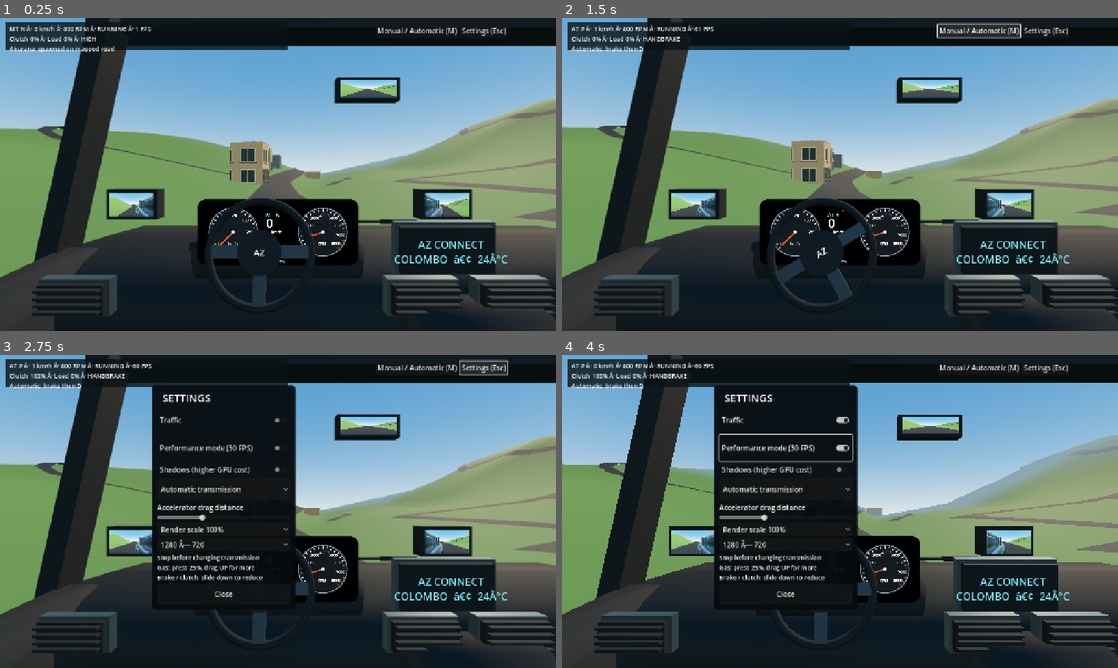
Above: before the commit, frames 1-4 (two rows, left to right).
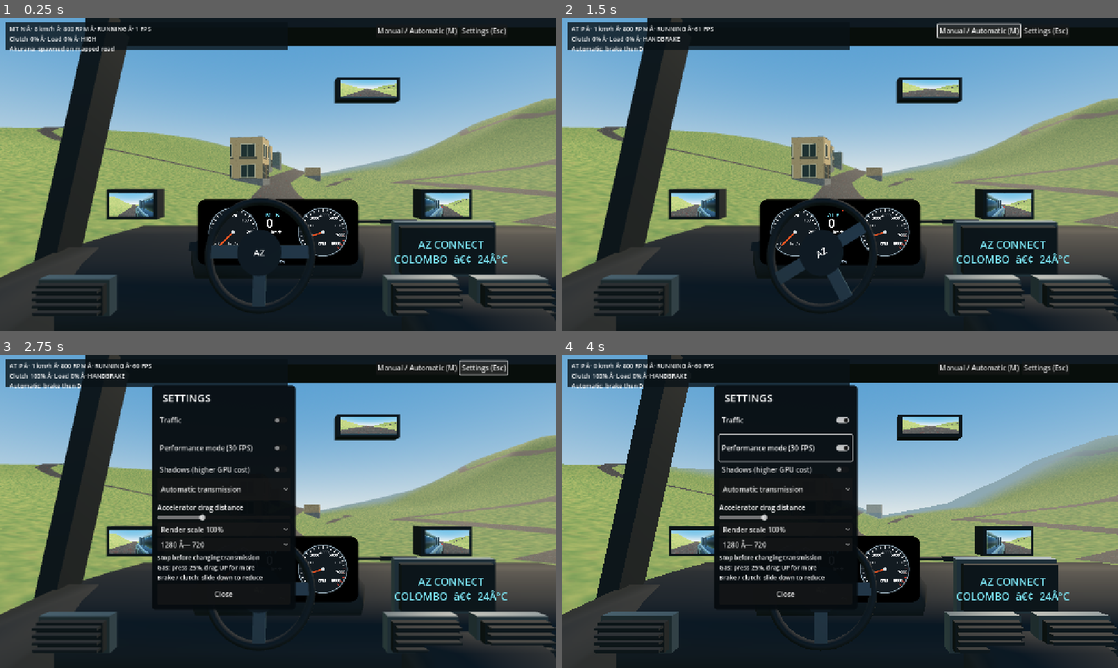
Above: after the commit, the same moments.

Repository: Mhd-Azeem/WebToApp
Game: Godot game, scene res://scenes/akurana.tscn
Two runs of this game, one before a commit and one after it. Both use one fixed random seed, a clock stepped at 60 frames per second and the inputs below.
Inputs (mouse positions are in pixels of both pictures, inside the frame that each line leads up to):
- Up to frame 1 (0.25 s): no input
- Up to frame 2 (1.5 s): tap Enter at 0.5 s; move the mouse to (962, 158) at 0.52 s; hold D 0.53-1.25 s; hold Shift 0.53-1.25 s; click (962, 158) at 0.67 s; tap Space at 0.77 s; click "Manual / Automatic (M)" at 1.25 s
- Up to frame 3 (2.75 s): click "Settings (Esc)" at 2 s
- Up to frame 4 (4 s): click "Traffic" at 2.75 s; click "Performance mode (30 FPS)" at 3.5 s

The runs differ from the first frame. In frame 1, 10% of the frame differs, in the area x 0-100%, y 20-83%; in frame 2, 11%; in frame 3, 7.7%; in frame 4, 7.7%.

Commit message:
Texture Akurana grass and roads, align buildings with sloping ground and foundations

Diff:
--- a/az-car-3d/scripts/akurana_world.gd
+++ b/az-car-3d/scripts/akurana_world.gd
@@ -8,9 +8,10 @@
 # Each GIS height sample spans ~53 m. Subdivision is essential: otherwise
 # the physics/visible triangle surface diverges sharply from height_at().
 const TERRAIN_SUBDIVISIONS = 8
-const ROAD_CLEARANCE = 0.90
+const ROAD_CLEARANCE = 0.28
 var heights: PackedByteArray = PackedByteArray()
 var mapped_roads: Array = []
+var terrain_texture: ImageTexture
 
 func _ready() -> void:
 	var raw := FileAccess.get_file_as_string(DATA)
@@ -120,6 +121,30 @@
 		# the render mesh's visibility distance/LOD.
 		add_child(body)
 
+func _grass_material() -> StandardMaterial3D:
+	# Small deterministic tile texture adds vegetation/soil variation without
+	# requiring downloads. Keep mobile RAM/draw overhead modest.
+	var noise := FastNoiseLite.new()
+	noise.seed = 27419
+	noise.frequency = 0.055
+	noise.fractal_octaves = 3
+	var img := Image.create(128,128,false,Image.FORMAT_RGB8)
+	for z in range(128):
+		for x in range(128):
+			var n := noise.get_noise_2d(float(x),float(z))
+			var d := noise.get_noise_2d(float(x+500),float(z+500))
+			var grass := Color(0.30,0.43,0.23).lerp(Color(0.49,0.55,0.29),clampf(0.48+n*0.85,0.0,1.0))
+			grass = grass.lerp(Color(0.40,0.35,0.25),clampf((d-0.28)*0.65,0.0,0.23))
+			img.set_pixel(x,z,grass)
+	terrain_texture = ImageTexture.create_from_image(img)
+	var mat := StandardMaterial3D.new()
+	mat.albedo_texture = terrain_texture
+	mat.roughness = 1.0
+	mat.uv1_triplanar = true
+	mat.uv1_scale = Vector3(0.11,0.11,0.11)
+	mat.cull_mode = BaseMaterial3D.CULL_DISABLED
+	return mat
+
 func _generate_terrain() -> void:
 	var tool := SurfaceTool.new()
 	tool.begin(Mesh.PRIMITIVE_TRIANGLES)
@@ -139,8 +164,7 @@
 			var p11 := Vector3(x1,height_at(x1,z1),z1)
 			_triangle(tool,p00,p01,p10)
 			_triangle(tool,p10,p01,p11)
-	var material := G.material("",Color(0.28,0.43,0.22))
-	material.cull_mode = BaseMaterial3D.CULL_DISABLED
+	var material := _grass_material()
 	_finish(tool,material,true)
 
 func _generate_roads(roads: Array) -> void:
@@ -171,7 +195,9 @@
 				_triangle(tool, bl, br, ar)
 				generated += 1
 	if generated > 0:
-		var road_mat := G.material("", Color(0.12, 0.13, 0.15)) # High contrast dark asphalt.
+		var road_mat := G.material("asphalt", Color(0.70,0.70,0.70))
+		road_mat.uv1_triplanar = true
+		road_mat.uv1_scale = Vector3(0.17,0.17,0.17)
 		road_mat.cull_mode = BaseMaterial3D.CULL_DISABLED
 		_finish(tool, road_mat, true)
 
@@ -190,5 +216,10 @@
 		var w := float(b[2])
 		var d := float(b[3])
 		var height := float(5 + (i * 7) % 3 * 3)
-		var y := height_at(x, z)
-		G.box(self, Vector3(x, y + height * 0.5, z), Vector3(w, height, d), wall_mats[i % wall_mats.size()], true)
+		var min_y: float = minf(minf(height_at(x-w*0.5,z-d*0.5),height_at(x+w*0.5,z-d*0.5)),minf(height_at(x-w*0.5,z+d*0.5),height_at(x+w*0.5,z+d*0.5)))
+		var max_y: float = maxf(maxf(height_at(x-w*0.5,z-d*0.5),height_at(x+w*0.5,z-d*0.5)),maxf(height_at(x-w*0.5,z+d*0.5),height_at(x+w*0.5,z+d*0.5)))
+		# Terrain slope support: building floor sits above all footprint corners;
+		# a shallow concrete foundation extends down into the hillside.
+		var foundation_height: float = maxf(0.8,max_y-min_y+0.75)
+		G.box(self,Vector3(x,max_y-foundation_height*0.5,z),Vector3(w+0.25,foundation_height,d+0.25),G.material("concrete",Color(0.72,0.72,0.71)),true)
+		G.box(self, Vector3(x,max_y+height*0.5,z), Vector3(w,height,d), wall_mats[i % wall_mats.size()], true)
